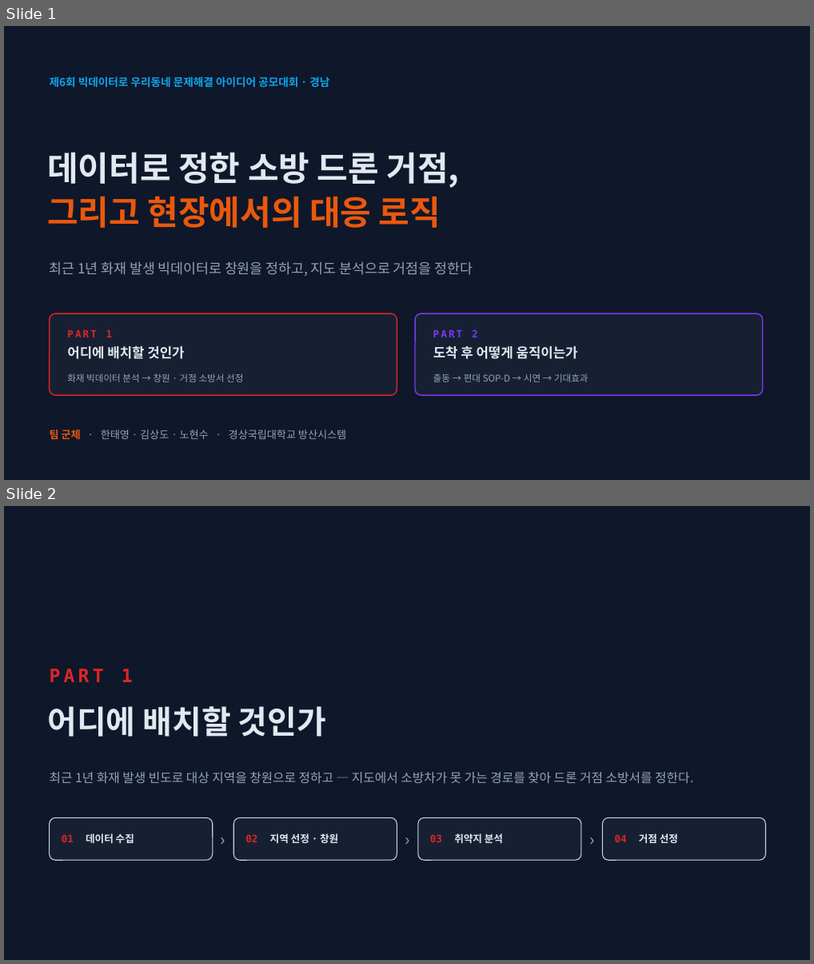
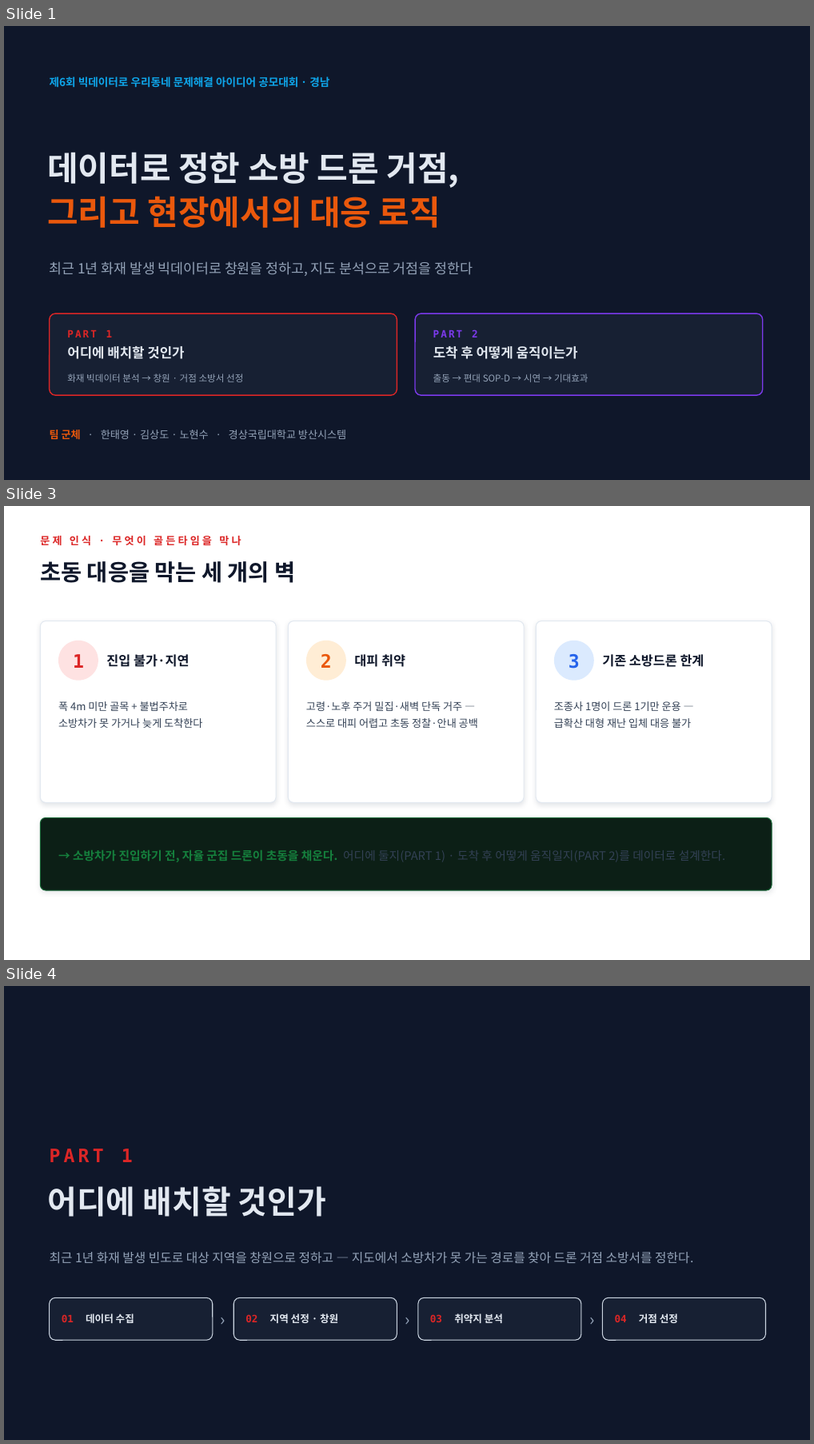
Before and after one commit to bdsm135790-png/noh, a slide deck: presentation/화재빅데이터_드론배치_분석리포트.pptx. Shown one above the other, each under a label of ours: slides 1 and 2 before the commit, slides 1, 3 and 4 after it; the slides between them are not shown. The pictures are 814x964 and 814x1444 pixels, drawn with LibreOffice and Linux fonts; fonts in the diff are those of the drawing. Boxes give left, top, right and bottom in pixels: in the first picture for what was removed or moved away, otherwise in the second. Text is boxed around its words. In the diff, an @@ line names an element or a change of style, - is before the commit and + after.

```diff
--- a/presentation/화재빅데이터_드론배치_분석리포트.pptx
+++ b/presentation/화재빅데이터_드론배치_분석리포트.pptx
@@ slide 3 added at [4,506,810,960], background #FFFFFF @@
@@ text added at [40,536,241,545], 12.5 pt, text #DC2626, bold @@
+문제 인식 · 무엇이 골든타임을 막나
@@ text added at [40,561,295,583], 27 pt, text #0F172A, bold @@
+초동 대응을 막는 세 개의 벽
@@ rounded rectangle added at [40,621,276,803], fill #FFFFFF, outline #E2E8F0 1 pt @@
@@ rounded rectangle added at [288,621,524,803], fill #FFFFFF, outline #E2E8F0 1 pt @@
@@ rounded rectangle added at [536,621,772,803], fill #FFFFFF, outline #E2E8F0 1 pt @@
@@ ellipse added at [58,640,98,680], fill #FEE2E2 @@
@@ ellipse added at [306,640,346,680], fill #FFEDD5 @@
@@ ellipse added at [554,640,594,680], fill #DBEAFE @@
@@ text added at [73,654,84,668], 22 pt, text #DC2626, bold @@
+1
@@ text added at [106,654,189,667], 15.5 pt, text #0F172A, bold @@
+진입 불가·지연
@@ text added at [321,654,332,668], 22 pt, text #EA580C, bold @@
+2
@@ text added at [354,654,406,667], 15.5 pt, text #0F172A, bold @@
+대피 취약
@@ text added at [569,654,580,668], 22 pt, text #2563EB, bold @@
+3
@@ text added at [602,654,705,667], 15.5 pt, text #0F172A, bold @@
+기존 소방드론 한계
@@ text added at [58,701,202,728], 12.5 pt, text #334155 @@
+폭 4m 미만 골목 + 불법주차로
+소방차가 못 가거나 늦게 도착한다
@@ text added at [306,701,478,728], 12.5 pt, text #334155 @@
+고령·노후 주거 밀집·새벽 단독 거주 —
+스스로 대피 어렵고 초동 정찰·안내 공백
@@ text added at [554,701,691,728], 12.5 pt, text #334155 @@
+조종사 1명이 드론 1기만 운용 —
+급확산 대형 재난 입체 대응 불가
@@ rounded rectangle added at [40,817,772,890], fill #0C1F16, outline #166534 1 pt @@
@@ text added at [73,850,726,862], 14 pt, text #334155 @@
+→ 소방차가 진입하기 전, 자율 군집 드론이 초동을 채운다. 어디에 둘지(PART 1) · 도착 후 어떻게 움직일지(PART 2)를 데이터로 설계한다.
@@ what was slide 2 is now slide 4 @@
```
Also in this commit, not shown: 7 slides changed, 1 other slide added, 3 other files.
